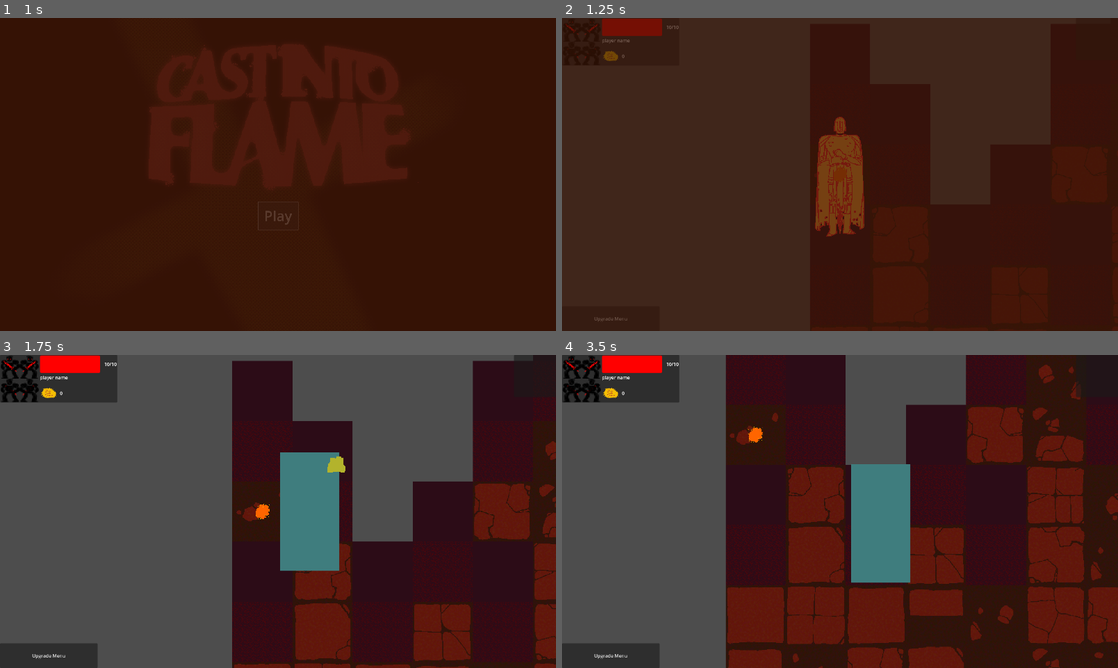
Above: before the commit, frames 1-4 (two rows, left to right).
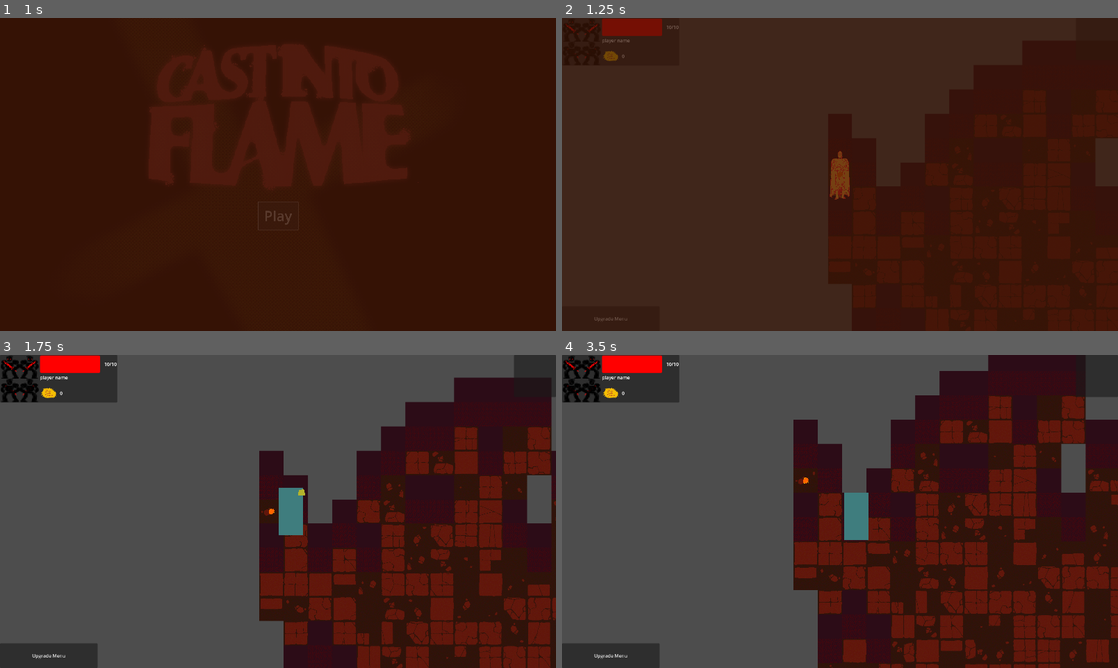
Above: after the commit, the same moments.

Repository: jible/capstone
Game: Godot game, scene res://scenes/testScenes/main_menu.tscn
Same seed, same stepped clock (60 frames per second), same inputs: the game is played once before the commit and once after it.
Inputs (mouse positions are in pixels of both pictures, inside the frame that each line leads up to):
- Up to frame 1 (1 s): click "Play" at 0.5 s
- Up to frame 2 (1.25 s): no input
- Up to frame 3 (1.75 s): move the mouse to (400, 495) at 1.27 s; hold Right (right) from 1.28 s (still down); hold Space (attack) from 1.28 s (still down)
- Up to frame 4 (3.5 s): move the mouse to (728, 527) at 2.02 s; release Right (right) at 2.03 s; release Space (attack) at 2.03 s; hold Down (down) 2.03-2.78 s; tap Space (attack) at 2.1 s; move the mouse to (895, 442) at 2.77 s; hold Right (right) from 2.78 s (still down); hold Space (attack) from 2.78 s (still down)

Frame 1 is identical in both runs. In frame 2, 2.3% of the frame differs, in the area x 45-55%, y 31-70%; in frame 3, 32%; in frame 4, 42%, in the area x 29-100%, y 0-100%.

Commit message:
camera dezoomed

Diff:
--- a/scenes/prefabs/scene_config_package.gd
+++ b/scenes/prefabs/scene_config_package.gd
@@ -18,7 +18,6 @@
 
 	pass # Replace with function body.
 
-
 func place_player():
 	player.global_position = level_generator.spawn_point
 
--- a/scenes/prefabs/scene_config_package.tscn
+++ b/scenes/prefabs/scene_config_package.tscn
@@ -23,7 +23,7 @@
 [node name="Player" parent="." instance=ExtResource("3_5fksv")]
 
 [node name="Custom Camera" parent="." node_paths=PackedStringArray("target") instance=ExtResource("4_t24gl")]
-zoom = Vector2(1.73, 1.73)
+zoom = Vector2(0.7, 0.7)
 target = NodePath("../Player")
 follow_player = true
 free_axis = {
